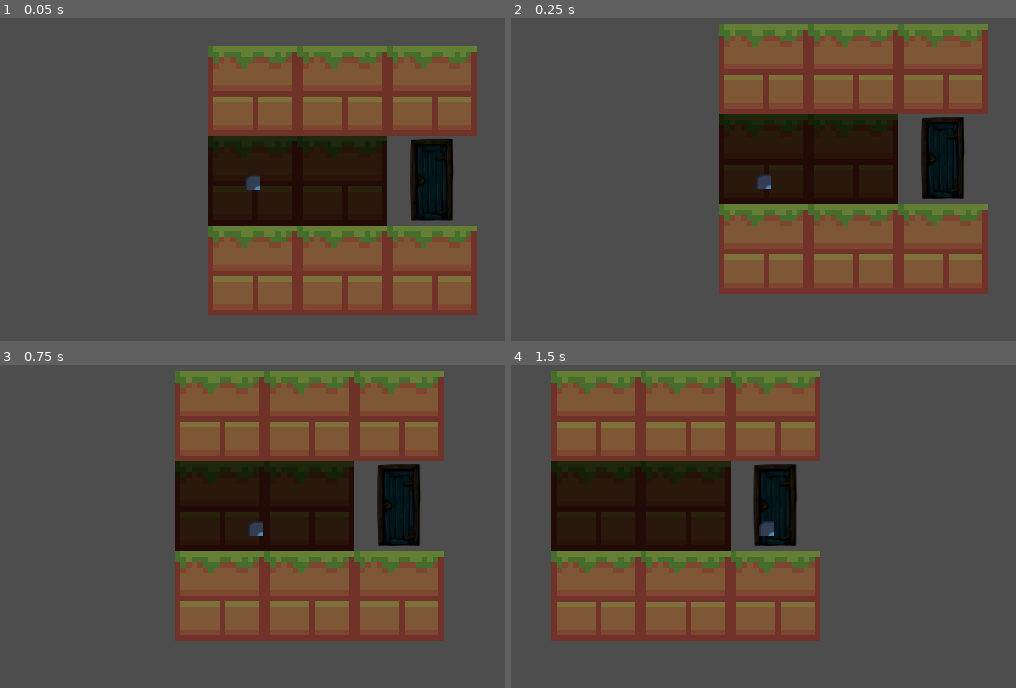
Above: before the commit, frames 1-4 (two rows, left to right).
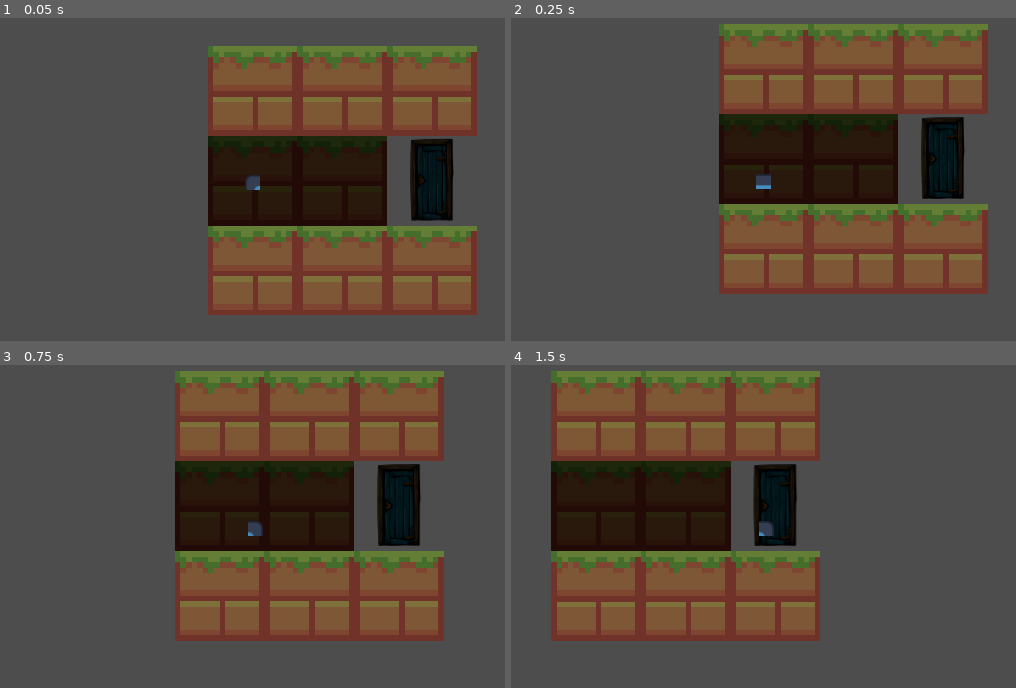
Above: after the commit, the same moments.

Repository: MagnusLucas/Fez-like
Game: Godot game, scene res://game.tscn
Same seed, same stepped clock (60 frames per second), same inputs: the game is played once before the commit and once after it. The engine's default icon, where the game draws it, is replaced by a stand-in: a white triangle on a blue panel in a dark square.
Inputs:
- Up to frame 1 (0.05 s): no input
- Up to frame 2 (0.25 s): no input
- Up to frame 3 (0.75 s): tap Enter at 0.5 s; hold D (go_right) from 0.53 s (still down)
- Up to frame 4 (1.5 s): tap Space (jump) at 0.77 s; release D (go_right) at 1.28 s; hold S (rotate_down) from 1.28 s (still down)

Frame 1 is identical in both runs. In frame 2, less than 0.1% of the frame differs, in the area x 48-52%, y 48-53%; in frame 3, less than 0.1%, in the area x 49-53%, y 48-53%; in frame 4, less than 0.1%.

Commit message:
Flipping the player in the right direction

Diff:
--- a/player.gd
+++ b/player.gd
@@ -13,7 +13,6 @@
 
 func _process(delta: float) -> void:
 	var previous_velocity : Vector3 = velocity
-
 	if !is_on_floor():
 		velocity -= basis.y * GRAVITY * delta
 	if Input.is_action_just_pressed("go_left"):
@@ -22,8 +21,22 @@
 		velocity += basis.x * SPEED
 	if Input.is_action_just_pressed("jump"):
 		velocity += basis.y * JUMP_STRENGTH
+
+	_update_facing_direction()
+	_update_animation(previous_velocity)
+
 	move_and_slide()
 
+
+
+# Making the player face the right direction - to be optimized
+func _update_facing_direction():
+	if velocity.x < 0 or velocity.z > 0:
+		$AnimatedSprite3D.flip_h = true
+	elif velocity.x > 0 or velocity.z < 0:
+		$AnimatedSprite3D.flip_h = false
+
+func _update_animation(previous_velocity : Vector3):
 	if previous_velocity == Vector3.ZERO and velocity != Vector3.ZERO:
 		$AnimatedSprite3D.play("walk")
 	elif previous_velocity != Vector3.ZERO and velocity == Vector3.ZERO:
